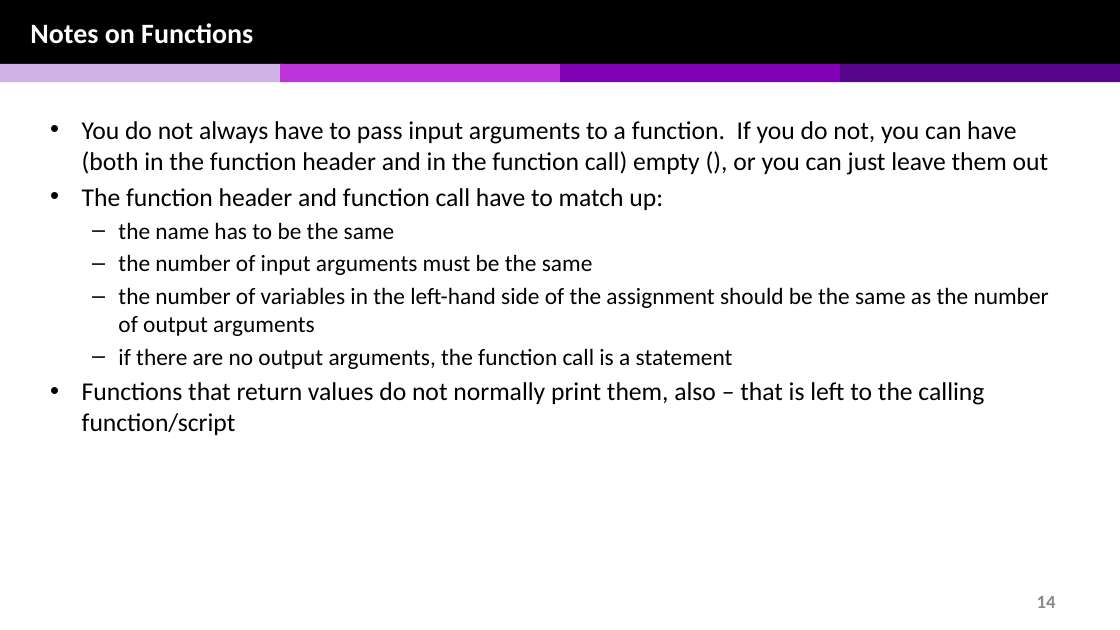
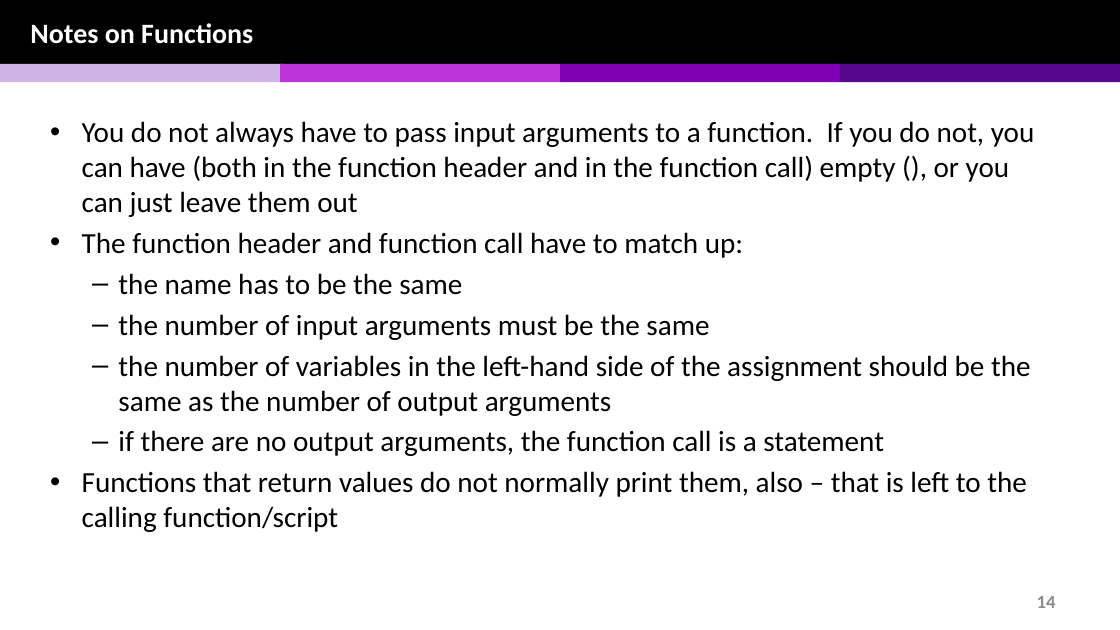
Before and after one commit to chulminy/AE_ENVE_GEOE_121, a slide deck: slide 14 of lecture/function/function_v1.pptx. Drawn at 1120x630 pixels with LibreOffice and Linux fonts; fonts in the diff are those of the drawing. Boxes give left, top, right and bottom in pixels: in the first picture for what was removed or moved away, otherwise in the second. Text is boxed around its words. In the diff, an @@ line names an element or a change of style, - is before the commit and + after.

```diff
--- a/lecture/function/function_v1.pptx
+++ b/lecture/function/function_v1.pptx
@@ text "You do not always have ..." at (82, 121, 1035, 532): size 22 to 25 pt in "You do not always have to pass ...", "The function header and function call have ...", "Functions that return values do not normally ..."; size 20 to 25 pt in "the name has to be the same", "the number of input arguments must be ...", "the number of variables in the left-hand ...", "if there are no output arguments, the ..."; more space between paragraphs @@
```
Also in this commit, not shown: 6 other slides changed, 17 other files.
